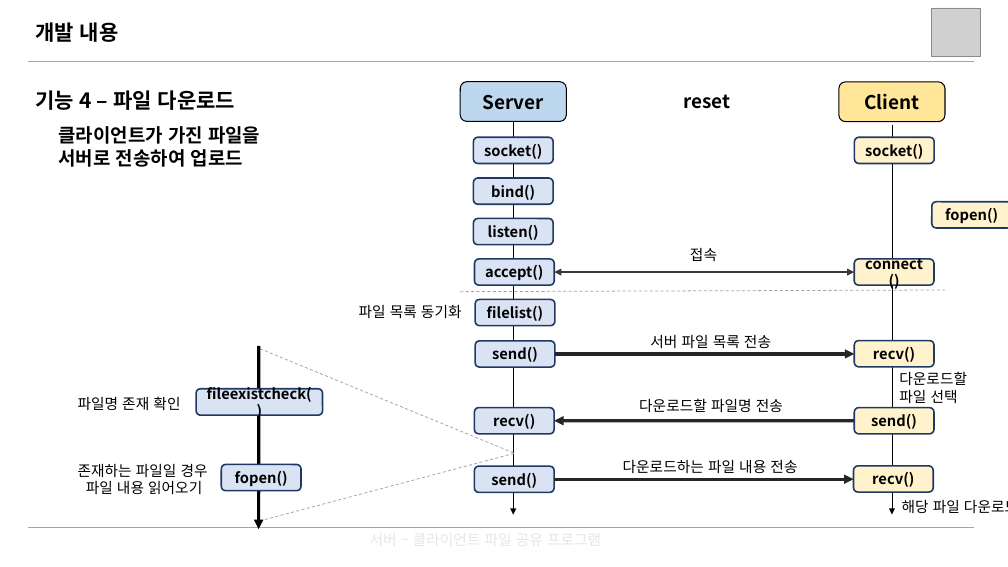
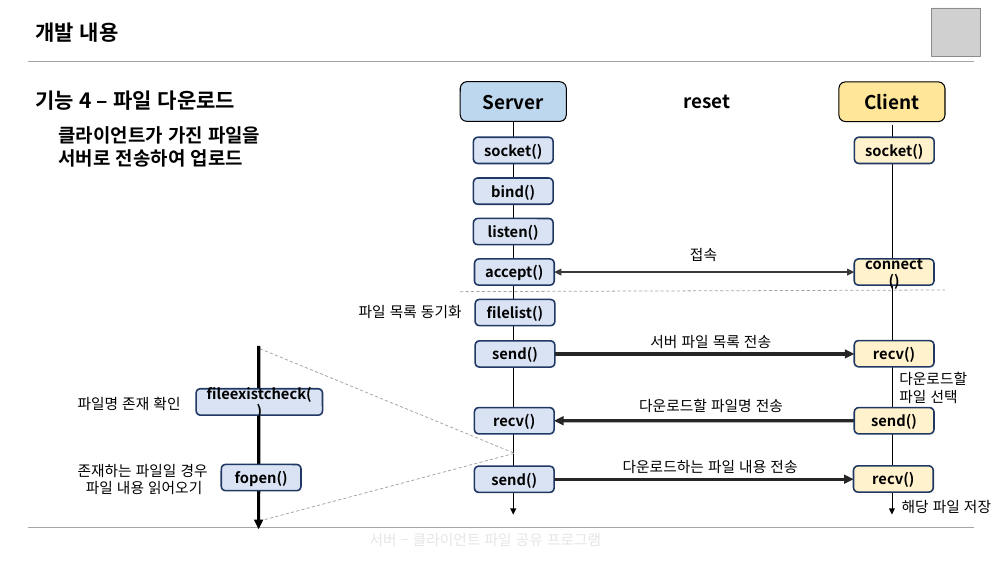
Before and after one commit to yeongjukwak/file-sharing-program, a slide deck: slide 9 of ppt/시스템프로그래밍_프로젝트_발표자료_곽영주_양현규_박종건.pptx. Drawn at 1008x567 pixels with LibreOffice and Linux fonts; fonts in the diff are those of the drawing; grey boxes stand for pictures. Boxes give left, top, right and bottom in pixels: in the first picture for what was removed or moved away, otherwise in the second. Text is boxed around its words. In the diff, an @@ line names an element or a change of style, - is before the commit and + after.

```diff
--- a/ppt/시스템프로그래밍_프로젝트_발표자료_곽영주_양현규_박종건.pptx
+++ b/ppt/시스템프로그래밍_프로젝트_발표자료_곽영주_양현규_박종건.pptx
@@ rounded rectangle removed at (x1=932, y1=202, x2=1008, y2=228) @@
-fopen()
@@ text at (x1=902, y1=500, x2=991, y2=513): text changed @@
-해당 파일 다운로드
+해당 파일 저장
```
Also in this commit, not shown: 11 other slides changed.
